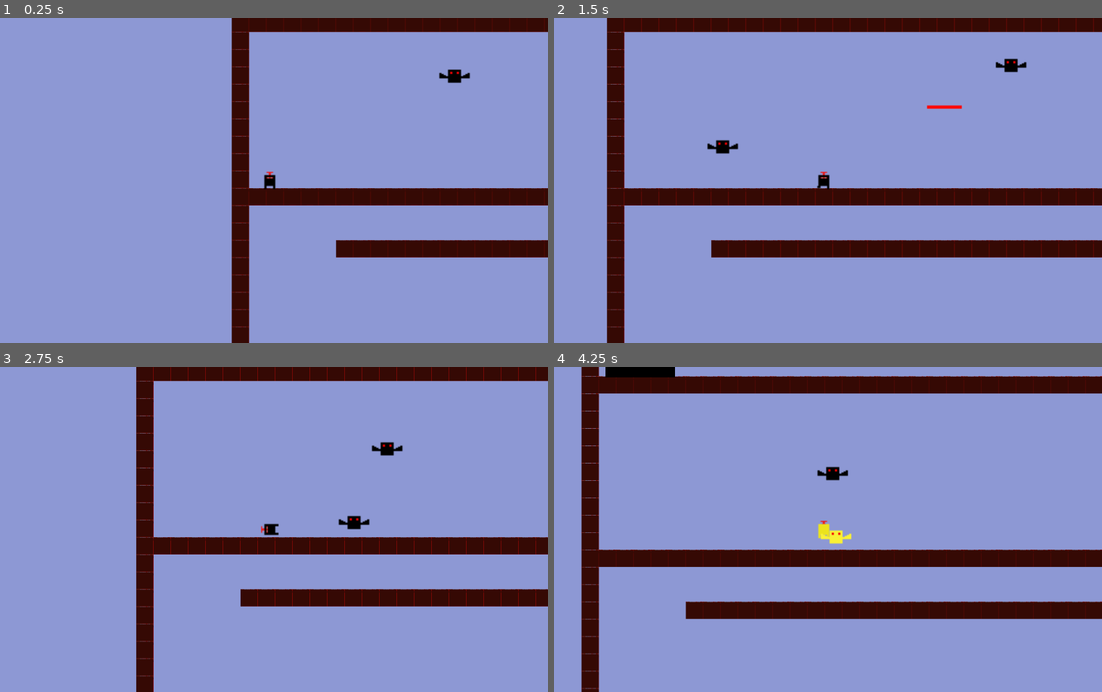
Above: before the commit, frames 1-4 (two rows, left to right).
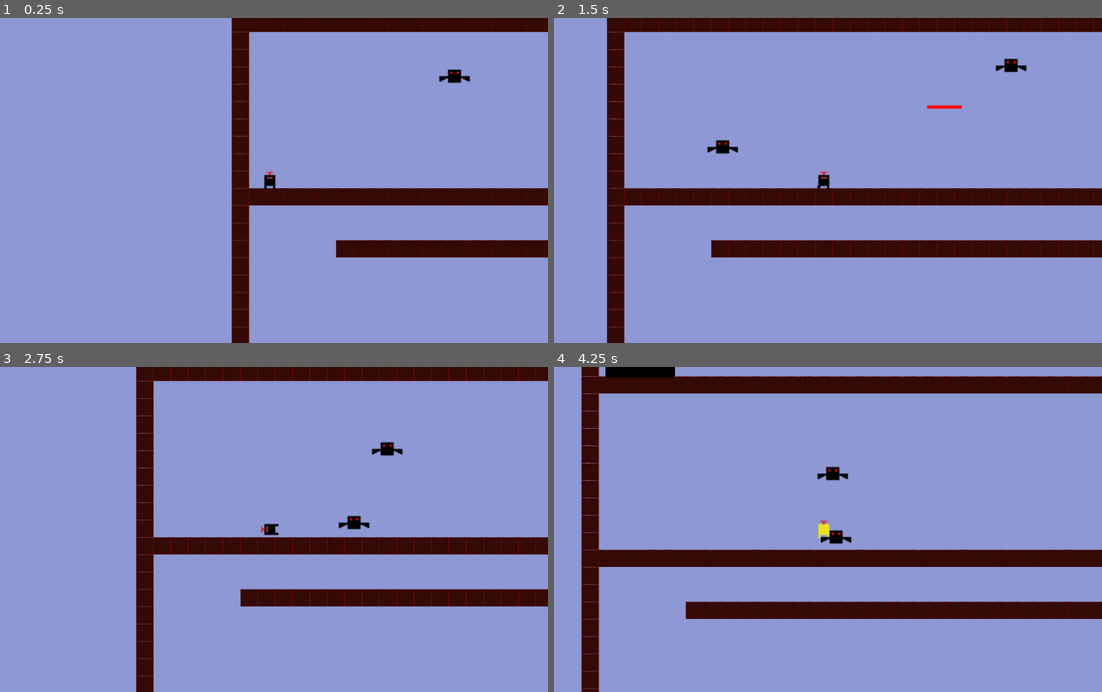
Above: after the commit, the same moments.

Repository: tompasini/Born4Lazers
Game: Godot game, scene res://Worlds/Red World/RedLevel4.tscn
The game is run twice, just before and just after one commit, with the same random seed, the same clock (stepped at 60 frames per second) and the same inputs. This scene is started directly instead of the project's main scene.
Inputs (mouse positions are in pixels of both pictures, inside the frame that each line leads up to):
- Up to frame 1 (0.25 s): no input
- Up to frame 2 (1.5 s): tap Enter at 0.5 s; move the mouse to (948, 164) at 0.52 s; hold Shift (run) 0.53-1.28 s; hold D (right) from 0.53 s (still down); tap Space (jump) at 0.77, 1.07 s; move the mouse to (712, 196) at 1.27 s; click (712, 196) at 1.35 s
- Up to frame 3 (2.75 s): tap Space (jump) at 1.52, 1.82 s; move the mouse to (323, 458) at 2.02 s; release D (right) at 2.03 s; hold A (left) from 2.03 s (still down); hold Shift (run) from 2.03 s (still down)
- Up to frame 4 (4.25 s): move the mouse to (795, 594) at 2.77 s; release A (left) at 2.78 s; release Shift (run) at 2.78 s; hold D (right) from 2.78 s (still down); click (795, 594) at 2.85 s; tap Space (jump) at 3.02, 3.32, 3.77, 4.07 s; move the mouse to (992, 578) at 3.52 s; hold Shift (run) from 3.53 s (still down)

The runs differ from the first frame. In frame 1, less than 0.1% of the frame differs, in the area x 80-86%, y 16-20%; in frame 2, 0.1%; in frame 3, 0.1%; in frame 4, 0.2%, in the area x 47-55%, y 31-55%.

Commit message:
fixed red bat animation bug

Diff:
--- a/Enemies/RedBat.tscn
+++ b/Enemies/RedBat.tscn
@@ -44,7 +44,6 @@
 [node name="AnimatedSprite" type="AnimatedSprite" parent="."]
 frames = SubResource( 1 )
 animation = "flap"
-frame = 1
 playing = true
 
 [node name="Timer" type="Timer" parent="."]
@@ -67,5 +66,9 @@
 shape = SubResource( 4 )
 one_way_collision_margin = 16.0
 
+[node name="HitTimer" type="Timer" parent="."]
+one_shot = true
+
 [connection signal="body_shape_entered" from="Area2D" to="." method="_on_Area2D_body_shape_entered"]
 [connection signal="body_entered" from="Body" to="." method="_on_Body_body_entered"]
+[connection signal="timeout" from="HitTimer" to="." method="_on_HitTimer_timeout"]
--- a/Scripts/RedBat.gd
+++ b/Scripts/RedBat.gd
@@ -8,7 +8,7 @@
 
 var life = 15
 
-enum STATES {UP, DOWN, IDLE, ATTACK, HIT}
+enum STATES {UP, DOWN, IDLE, ATTACK}
 
 var _state : int = STATES.UP
 
@@ -16,7 +16,6 @@
 	pass
 
 func _physics_process(delta):
-	print(_state)
 	if(_state != STATES.ATTACK):
 		bob()
 		move_and_slide(velocity)
@@ -59,6 +58,7 @@
 			$AnimatedSprite.play('hit')
 			body.queue_free()
 			life -= GlobalVariables.laser_damage
+			$HitTimer.start()
 		if(!life):
 			remove_collisions()
 			queue_free()
@@ -68,3 +68,7 @@
 	set_collision_mask_bit(0, false)
 	$Body.set_collision_mask_bit(5, false)
 	$Body.set_collision_mask_bit(0, false)
+
+
+func _on_HitTimer_timeout():
+	$AnimatedSprite.play("flap")
--- a/Worlds/Red World/RedLevel4.tscn
+++ b/Worlds/Red World/RedLevel4.tscn
@@ -10,225 +10,6 @@
 
 [sub_resource type="RectangleShape2D" id=3]
 extents = Vector2( 808, 70 )
-
-[sub_resource type="GDScript" id=4]
-script/source = "extends KinematicBody2D
-
-var velocity = Vector2()
-
-var player_position = Vector2(0, 0)
-
-var attack_speed = 175
-
-var life = 15
-
-enum STATES {UP, DOWN, IDLE, ATTACK}
-
-var _state : int = STATES.UP
-
-func _ready():
-	pass
-
-func _physics_process(delta):
-	if(_state != STATES.ATTACK):
-		bob()
-		move_and_slide(velocity)
-	else:
-		attack(delta)
-
-	if(position == player_position):
-		_state = STATES.UP
-
-
-func bob():
-	if($Timer.is_stopped()):
-		if(_state == STATES.UP):
-			_state = STATES.DOWN
-		elif(_state == STATES.DOWN):
-			_state = STATES.UP
-		$Timer.start()
-	if(_state == STATES.UP):
-		if(velocity.y > 0):
-			velocity.y = lerp(velocity.y, 0, 1.0)
-		velocity.y -= 0.15
-	elif(_state == STATES.DOWN):
-		if(velocity.y < 0):
-			velocity.y = lerp(velocity.y, 0, 1.0)
-		velocity.y += 0.15
-
-func attack(delta):
-	position = position.move_toward(player_position, delta * attack_speed)
-
-func _on_Area2D_body_shape_entered(body_rid, body, body_shape_index, local_shape_index):
-	_state = STATES.ATTACK
-	player_position = Vector2(body.position.x, body.position.y)
-
-
-func _on_Body_body_entered(body):
-	if(body.name == 'LZer'):
-		body.hurt()
-	elif(body.name == 'Laser'):
-		if(life):
-			$AnimatedSprite.play('hit')
-			body.queue_free()
-			life -= GlobalVariables.laser_damage
-		if(!life):
-			remove_collisions()
-			queue_free()
-			GlobalVariables.update_score((GlobalVariables.score + 150))
-
-func remove_collisions():
-	set_collision_layer_bit(4, false)
-	set_collision_mask_bit(0, false)
-	$Body.set_collision_mask_bit(5, false)
-	$Body.set_collision_mask_bit(0, false)
-"
-
-[sub_resource type="GDScript" id=5]
-script/source = "extends KinematicBody2D
-
-var velocity = Vector2()
-
-var player_position = Vector2(0, 0)
-
-var attack_speed = 175
-
-var life = 15
-
-enum STATES {UP, DOWN, IDLE, ATTACK}
-
-var _state : int = STATES.UP
-
-func _ready():
-	pass
-
-func _physics_process(delta):
-	if(_state != STATES.ATTACK):
-		bob()
-		move_and_slide(velocity)
-	else:
-		attack(delta)
-
-	if(position == player_position):
-		_state = STATES.UP
-
-
-func bob():
-	if($Timer.is_stopped()):
-		if(_state == STATES.UP):
-			_state = STATES.DOWN
-		elif(_state == STATES.DOWN):
-			_state = STATES.UP
-		$Timer.start()
-	if(_state == STATES.UP):
-		if(velocity.y > 0):
-			velocity.y = lerp(velocity.y, 0, 1.0)
-		velocity.y -= 0.15
-	elif(_state == STATES.DOWN):
-		if(velocity.y < 0):
-			velocity.y = lerp(velocity.y, 0, 1.0)
-		velocity.y += 0.15
-
-func attack(delta):
-	position = position.move_toward(player_position, delta * attack_speed)
-
-func _on_Area2D_body_shape_entered(body_rid, body, body_shape_index, local_shape_index):
-	_state = STATES.ATTACK
-	player_position = Vector2(body.position.x, body.position.y)
-
-
-func _on_Body_body_entered(body):
-	if(body.name == 'LZer'):
-		body.hurt()
-	elif(body.name == 'Laser'):
-		if(life):
-			$AnimatedSprite.play('hit')
-			body.queue_free()
-			life -= GlobalVariables.laser_damage
-		if(!life):
-			remove_collisions()
-			queue_free()
-			GlobalVariables.update_score((GlobalVariables.score + 150))
-
-func remove_collisions():
-	set_collision_layer_bit(4, false)
-	set_collision_mask_bit(0, false)
-	$Body.set_collision_mask_bit(5, false)
-	$Body.set_collision_mask_bit(0, false)
-"
-
-[sub_resource type="GDScript" id=6]
-script/source = "extends KinematicBody2D
-
-var velocity = Vector2()
-
-var player_position = Vector2(0, 0)
-
-var attack_speed = 175
-
-var life = 15
-
-enum STATES {UP, DOWN, IDLE, ATTACK}
-
-var _state : int = STATES.UP
-
-func _ready():
-	pass
-
-func _physics_process(delta):
-	if(_state != STATES.ATTACK):
-		bob()
-		move_and_slide(velocity)
-	else:
-		attack(delta)
-
-	if(position == player_position):
-		_state = STATES.UP
-
-
-func bob():
-	if($Timer.is_stopped()):
-		if(_state == STATES.UP):
-			_state = STATES.DOWN
-		elif(_state == STATES.DOWN):
-			_state = STATES.UP
-		$Timer.start()
-	if(_state == STATES.UP):
-		if(velocity.y > 0):
-			velocity.y = lerp(velocity.y, 0, 1.0)
-		velocity.y -= 0.15
-	elif(_state == STATES.DOWN):
-		if(velocity.y < 0):
-			velocity.y = lerp(velocity.y, 0, 1.0)
-		velocity.y += 0.15
-
-func attack(delta):
-	position = position.move_toward(player_position, delta * attack_speed)
-
-func _on_Area2D_body_shape_entered(body_rid, body, body_shape_index, local_shape_index):
-	_state = STATES.ATTACK
-	player_position = Vector2(body.position.x, body.position.y)
-
-
-func _on_Body_body_entered(body):
-	if(body.name == 'LZer'):
-		body.hurt()
-	elif(body.name == 'Laser'):
-		if(life):
-			$AnimatedSprite.play('hit')
-			body.queue_free()
-			life -= GlobalVariables.laser_damage
-		if(!life):
-			remove_collisions()
-			queue_free()
-			GlobalVariables.update_score((GlobalVariables.score + 150))
-
-func remove_collisions():
-	set_collision_layer_bit(4, false)
-	set_collision_mask_bit(0, false)
-	$Body.set_collision_mask_bit(5, false)
-	$Body.set_collision_mask_bit(0, false)
-"
 
 [node name="Level" type="Node2D"]
 script = ExtResource( 7 )
@@ -284,17 +65,14 @@
 
 [node name="Node2D" type="Node2D" parent="."]
 
-[node name="RedBat" parent="Node2D" instance=ExtResource( 4 )]
+[node name="RedBat4" parent="Node2D" instance=ExtResource( 4 )]
 position = Vector2( 205, -71 )
-script = SubResource( 4 )
 
 [node name="RedBat2" parent="Node2D" instance=ExtResource( 4 )]
 position = Vector2( 548, -71 )
-script = SubResource( 5 )
 
 [node name="RedBat3" parent="Node2D" instance=ExtResource( 4 )]
 position = Vector2( 372, -71 )
-script = SubResource( 6 )
 
 [connection signal="body_entered" from="FallZone" to="LZer" method="_on_FallZone_body_entered"]
 [connection signal="body_entered" from="Switch" to="." method="_on_Switch_body_entered"]
Not shown: 1 places in Worlds/Red World/RedLevel4.tscn that only renumber resources
